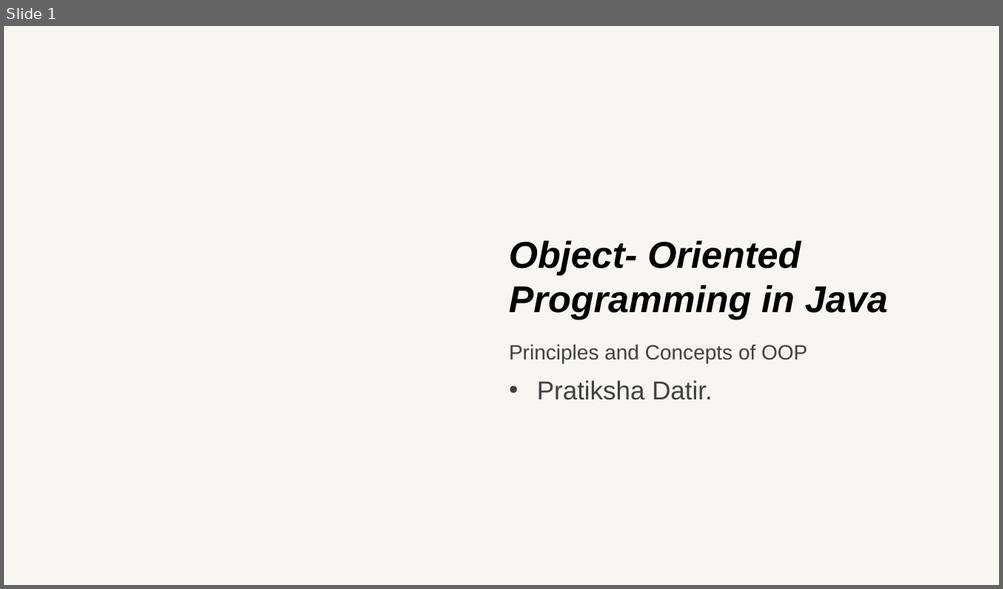
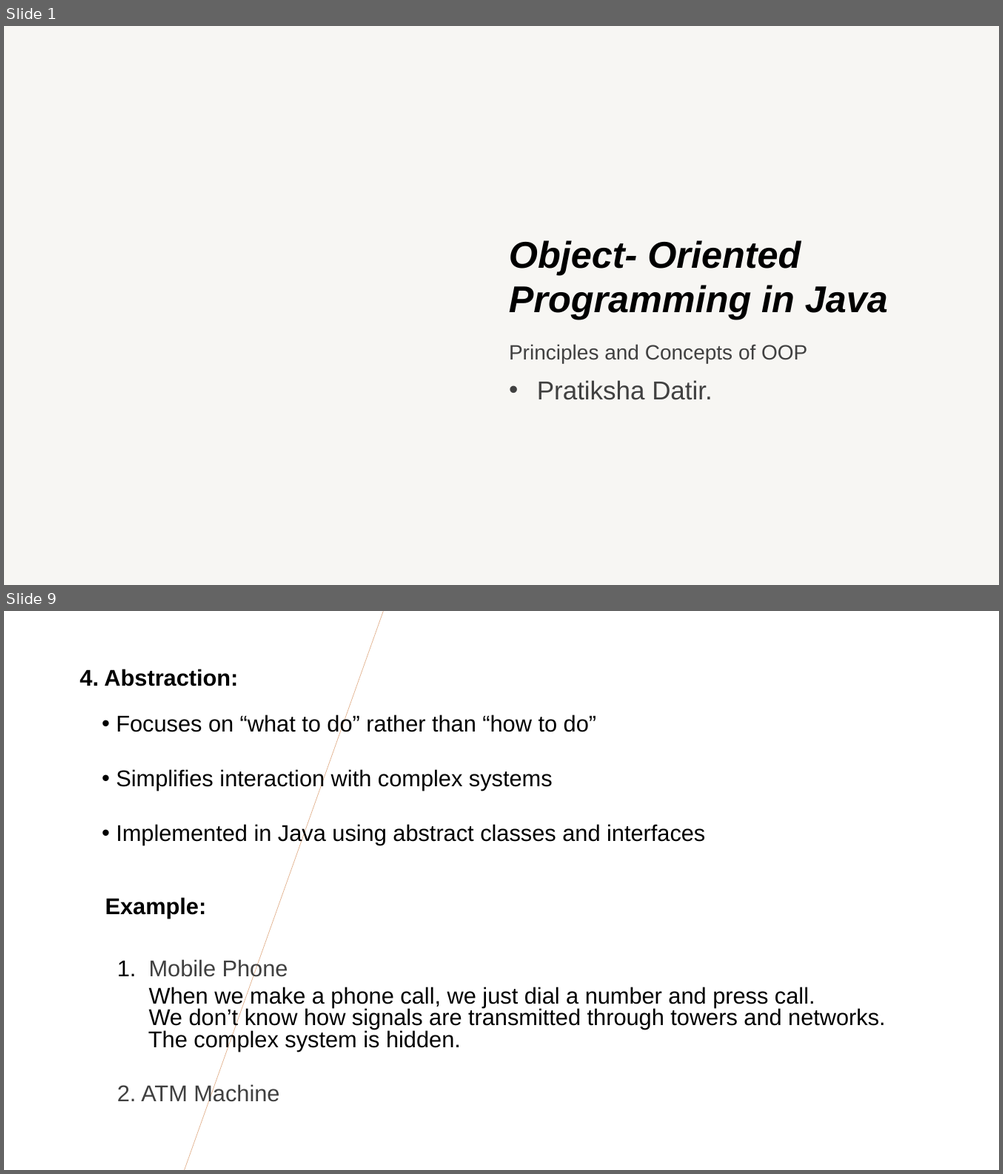
Before and after one commit to PratikshaRDatir/Presentation, a slide deck: Object-Oriented Programming in Java.pptx. Shown one above the other, each under a label of ours: slide 1 before the commit, slides 1 and 9 after it; the slides between them are not shown. The pictures are 1003x589 and 1003x1174 pixels, drawn with LibreOffice and Linux fonts; fonts in the diff are those of the drawing; background and template pictures are left out. Boxes give left, top, right and bottom in pixels: in the first picture for what was removed or moved away, otherwise in the second. Text is boxed around its words. In the diff, an @@ line names an element or a change of style, - is before the commit and + after.

```diff
--- a/Object-Oriented Programming in Java.pptx
+++ b/Object-Oriented Programming in Java.pptx
@@ slide 9 added at box(4, 611, 999, 1170), background #FFFFFF @@
@@ line added from (185, 1170) to (383, 611), #E2B18D 0.5 pt @@
@@ text added at box(79, 669, 885, 1106), 22 pt, text #000000 @@
+4. Abstraction:
+Example:
+  1. Mobile Phone
+  When we make a phone call, we just dial a number and press call.
+  We don’t know how signals are transmitted through towers and networks.
+  The complex system is hidden.
+  2. ATM Machine
@@ text added at box(116, 714, 705, 846), 22 pt, text #000000 @@
+• Focuses on “what to do” rather than “how to do”
+• Simplifies interaction with complex systems
+• Implemented in Java using abstract classes and interfaces
```
Also in this commit, not shown: 10 slides changed, 2 other slides added, 1 slide removed.
